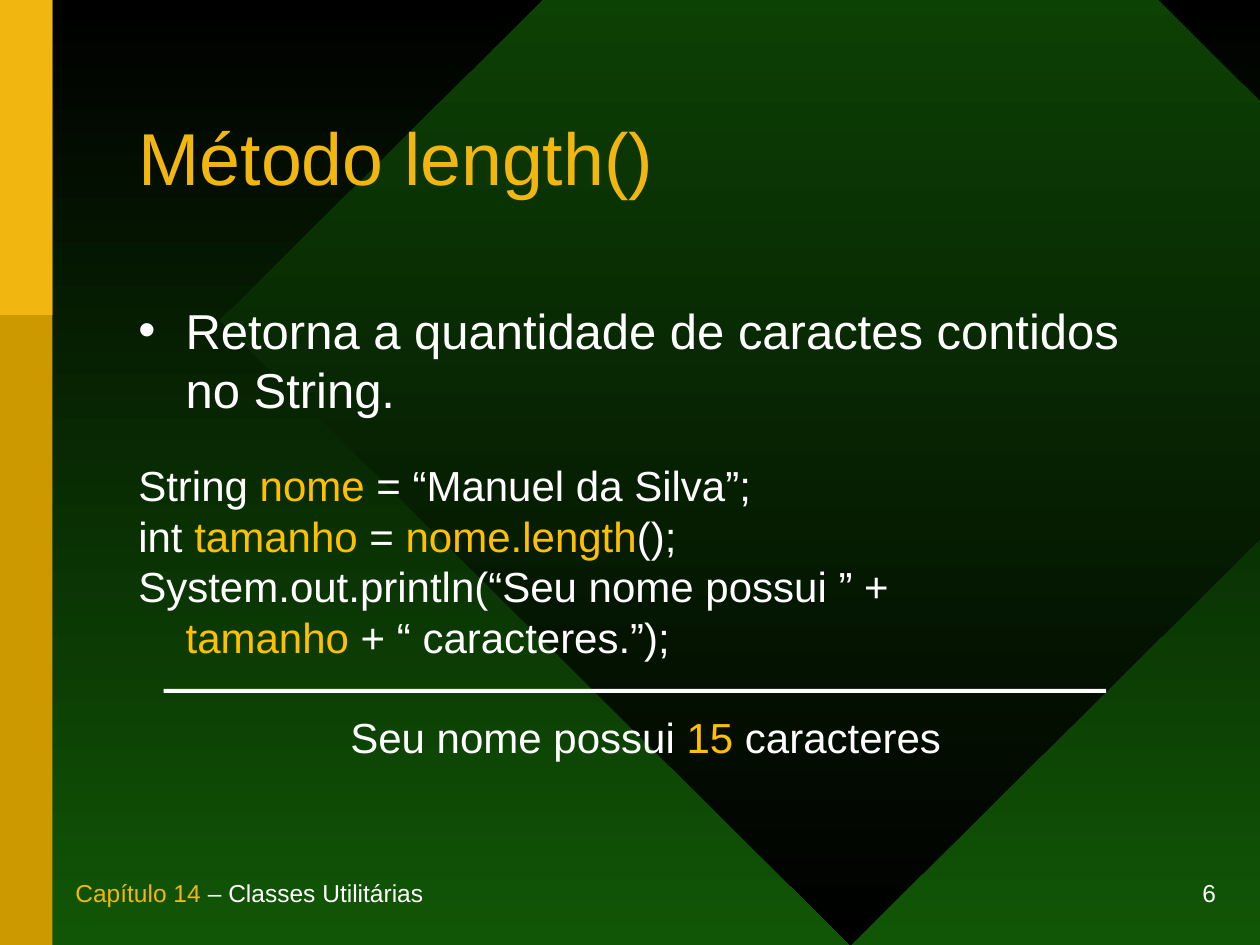
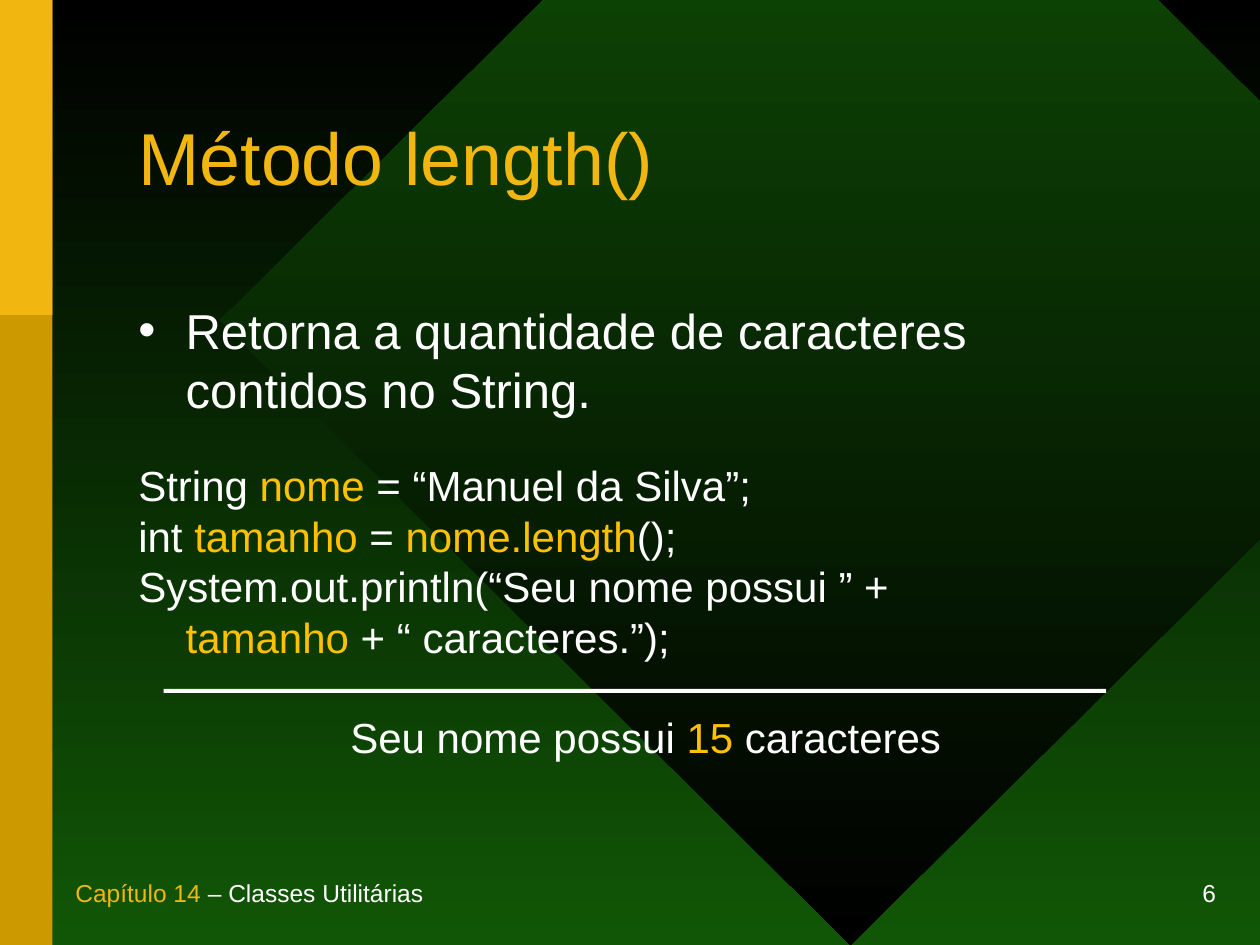
Before and after one commit to duchesqui/slzvieira-training, a slide deck: slide 6 of branches/extended/1-Java-Programmer-Modulo-I/14.Capitulo14.ppt. Drawn at 1260x945 pixels with LibreOffice and Linux fonts; fonts in the diff are those of the drawing. Boxes give left, top, right and bottom in pixels: in the first picture for what was removed or moved away, otherwise in the second. Text is boxed around its words. In the diff, an @@ line names an element or a change of style, - is before the commit and + after.

```diff
--- a/branches/extended/1-Java-Programmer-Modulo-I/14.Capitulo14.ppt
+++ b/branches/extended/1-Java-Programmer-Modulo-I/14.Capitulo14.ppt
@@ text at [186, 313, 967, 418]: text changed @@
-• Retorna a quantidade de caractes contidos no String.
+• Retorna a quantidade de caracteres contidos no String.
```
Also in this commit, not shown: 2 other slides changed, 22 other files.
